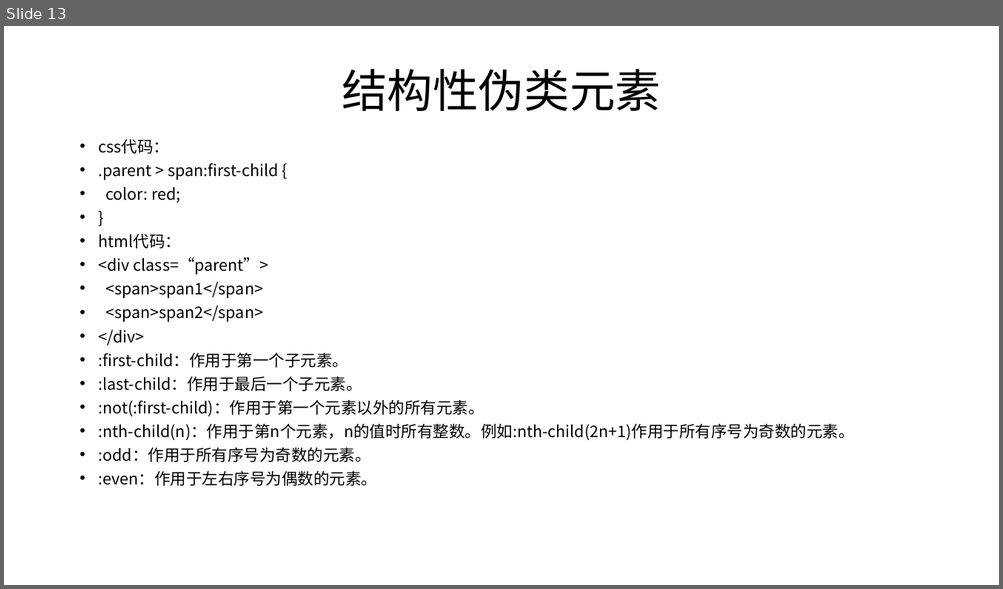
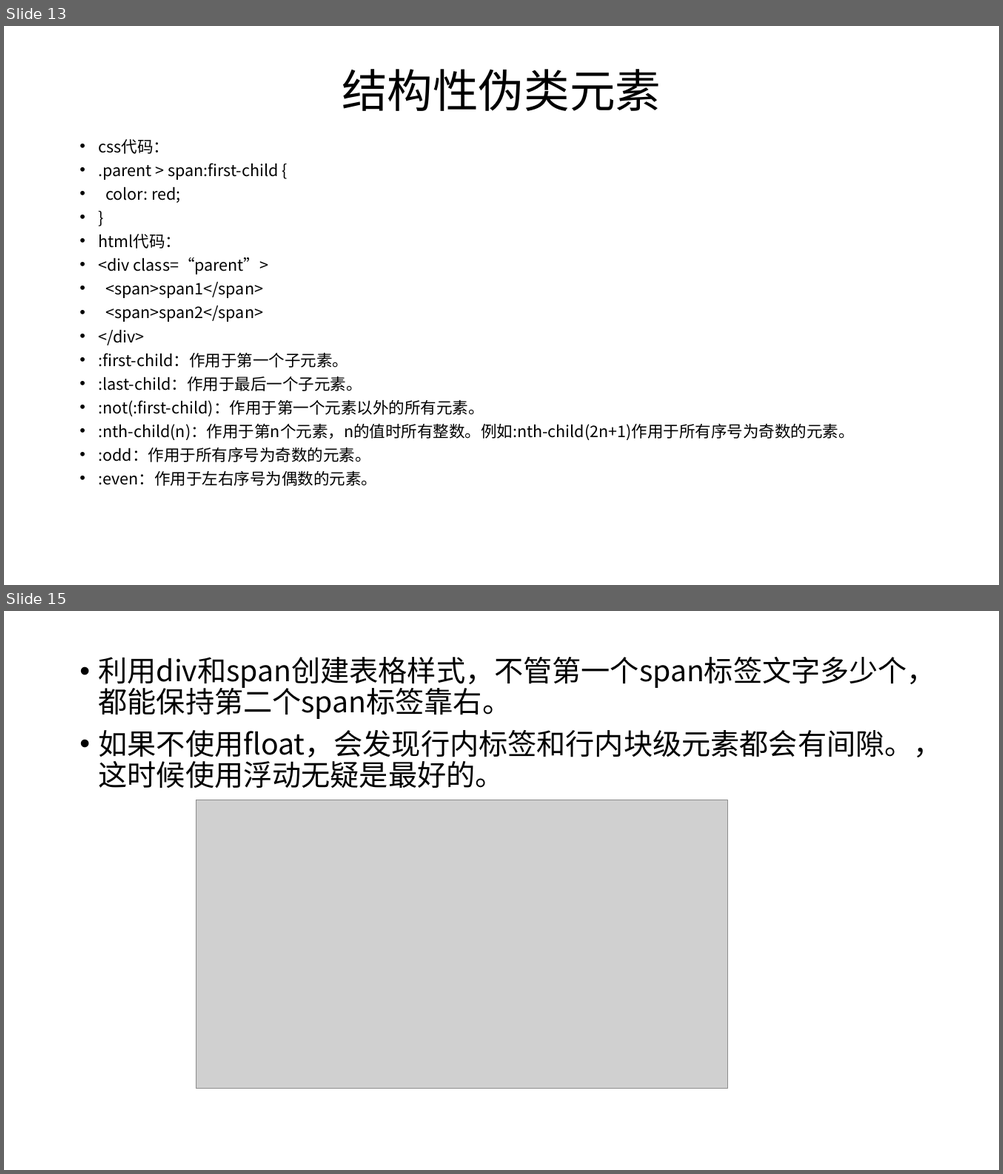
Before and after one commit to 1791317931/html-study, a slide deck: 材料/html/ppt/html-第五章.pptx. Shown one above the other, each under a label of ours: slide 13 before the commit, slides 13 and 15 after it; the slides between them are not shown. The pictures are 1003x589 and 1003x1174 pixels, drawn with LibreOffice and Linux fonts; fonts in the diff are those of the drawing; grey boxes stand for pictures. Boxes give left, top, right and bottom in pixels: in the first picture for what was removed or moved away, otherwise in the second. Text is boxed around its words. In the diff, an @@ line names an element or a change of style, - is before the commit and + after.

Commit message:
浮动与定位

```diff
--- a/材料/html/ppt/html-第五章.pptx
+++ b/材料/html/ppt/html-第五章.pptx
@@ slide 15 added at [4,611,999,1170], background #FFFFFF @@
@@ text added at [99,657,942,789], 28 pt, text #000000 @@
+• 利用div和span创建表格样式，不管第一个span标签文字多少个，都能保持第二个span标签靠右。
+• 如果不使用float，会发现行内标签和行内块级元素都会有间隙。，这时候使用浮动无疑是最好的。
@@ picture added at [196,800,727,1089] @@
```
Also in this commit, not shown: 6 other slides added.
